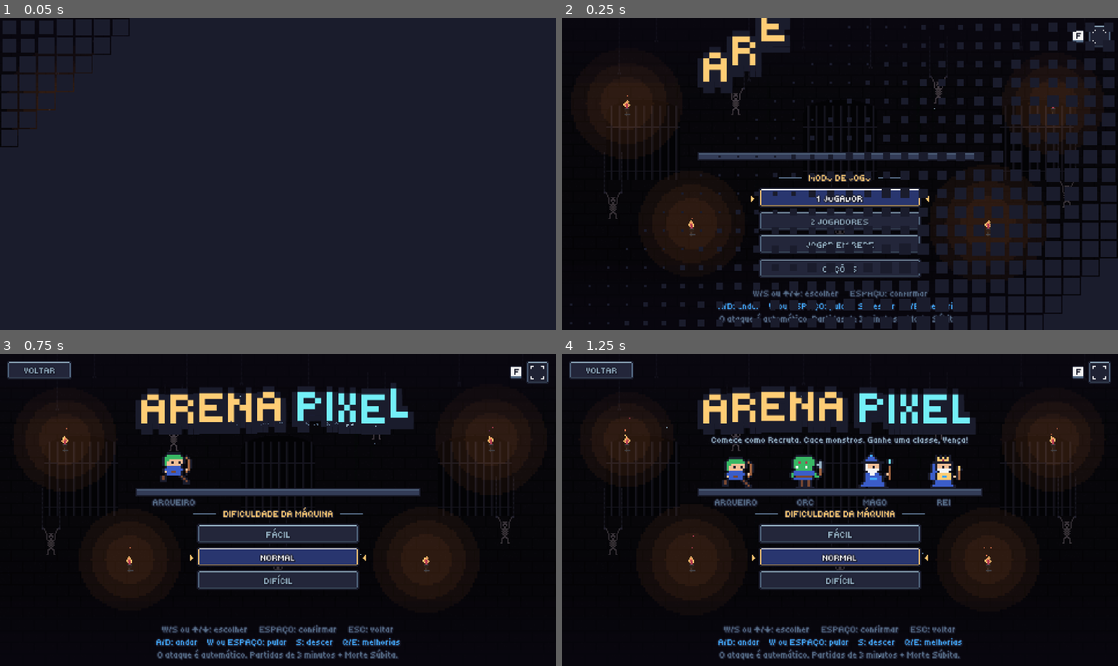
Above: before the commit, frames 1-4 (two rows, left to right).
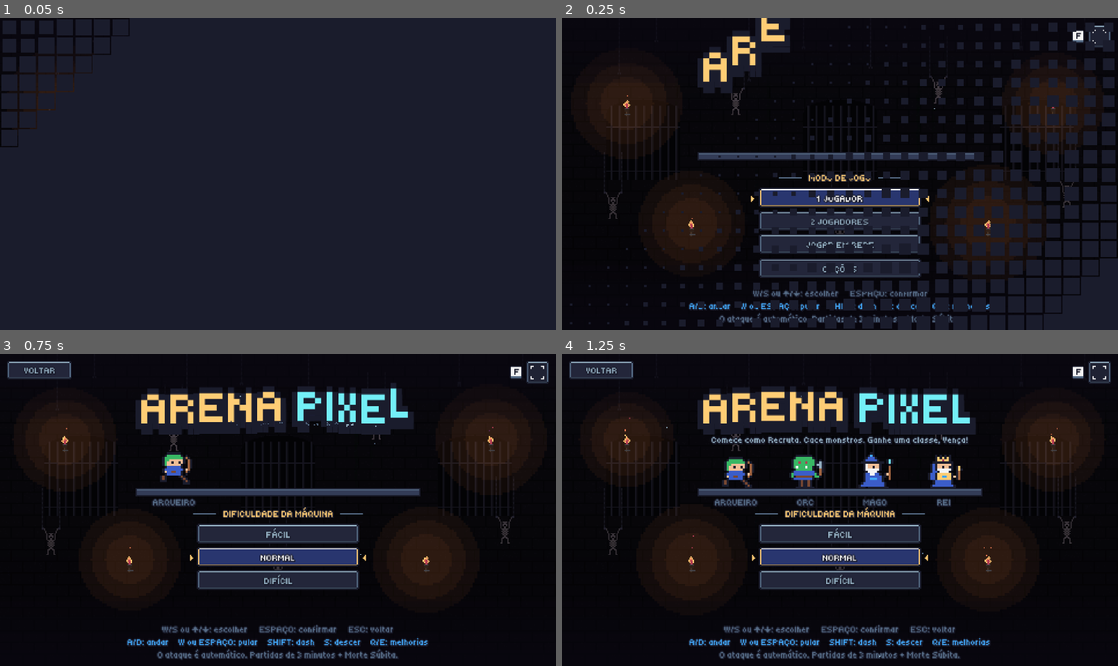
Above: after the commit, the same moments.

Repository: pabllogomez/arena-pixel
Game: Godot game, scene res://scenes/main.tscn
Two runs of this game, one before a commit and one after it. Both use one fixed random seed, a clock stepped at 60 frames per second and the inputs below.
Inputs (mouse positions are in pixels of both pictures, inside the frame that each line leads up to):
- Up to frame 1 (0.05 s): no input
- Up to frame 2 (0.25 s): no input
- Up to frame 3 (0.75 s): tap Enter at 0.5 s; drag from (278, 510) to (333, 441) at 0.52 s
- Up to frame 4 (1.25 s): no input

Frame 1 is identical in both runs. In frame 2, 0.4% of the frame differs, in the area x 22-77%, y 90-94%; in frame 3, 0.8%, in the area x 22-78%, y 90-94%; in frame 4, 0.8%.

Commit message:
Dash: arrancada horizontal com arraste no celular, Shift/Ctrl no teclado
- Dash de 0,15 s a 3x a velocidade, recarga de 1,2 s, um por vez no ar
- Sem invencibilidade e sem indicador no HUD
- Celular: arrastar rápido para o lado na metade direita (o toque continua pulando)
- Rede: convidado envia contador e direção do dash
- Bot normal/difícil usa o dash para fugir e se aproximar
- Som e rastro visual; testes de dash e de rede

Co-Authored-By: Claude Opus 5.5 <noreply@anthropic.com>
Claude-Session: https://claude.ai/code/session_01VZZvi9gFkKcQavBmVKnN35

Diff:
--- a/scripts/controle.gd
+++ b/scripts/controle.gd
@@ -7,6 +7,8 @@
 var pulo_apertou := false      ## apertou neste quadro
 var pulo_soltou := false       ## soltou neste quadro (corta o pulo)
 var descer_apertou := false
+var dash_apertou := false      ## pediu uma arrancada neste quadro
+var dash_dir := 0.0            ## -1/1 = direção pedida; 0 = usa o eixo (ou para onde olha)
 var opcao := -1                ## melhoria escolhida neste quadro (0 ou 1)
 
 
--- a/scripts/controle_bot.gd
+++ b/scripts/controle_bot.gd
@@ -49,6 +49,8 @@
 	pulo_apertou = false
 	pulo_soltou = false
 	descer_apertou = false
+	dash_apertou = false
+	dash_dir = 0.0
 	opcao = -1
 	eixo = 0.0
 	if _seguidor == null:
@@ -226,6 +228,7 @@
 			ClasseDados.TipoAtaque.FLECHA, ClasseDados.TipoAtaque.MAGIA:
 				if _alvo is Lutador and d < l.atk_alcance() * 0.4 and absf(dif.y) < 24.0:
 					eixo = -signf(dif.x)  # recua para não apanhar de perto
+					_tentar_dash(l, eixo, 0.06)  # e, às vezes, arranca para longe
 					if l.is_on_wall() and l.is_on_floor():
 						pulo_apertou = true
 					return
@@ -239,10 +242,25 @@
 	eixo = r["eixo"]
 	pulo_apertou = r["pular"]
 	descer_apertou = r["descer"]
+	# Alvo longe no mesmo nível, caminho livre à frente: encurta a distância
+	if _alvo != null and is_instance_valid(_alvo) and _alvo is Lutador and _modo == "atacar" and eixo != 0.0 and l.is_on_floor():
+		var dx: float = _alvo.position.x - l.position.x
+		if absf(dx) > 110.0 and absf(_alvo.position.y - l.position.y) < 16.0 and signf(dx) == eixo:
+			_tentar_dash(l, eixo, 0.02)
 	# Sem caminho (ou já chegou): vai direto na direção do alvo
 	if _seguidor.chegou() and _alvo != null and is_instance_valid(_alvo) and _modo != "fugir":
 		var dx: float = _alvo.position.x - l.position.x
 		eixo = signf(dx) if absf(dx) > 6.0 else 0.0
+
+
+func _tentar_dash(l, sentido: float, chance: float) -> void:
+	## Dash com moderação (chance por quadro, só se a recarga permitir). O bot
+	## fácil não usa; só arranca no chão, para não se jogar em buracos no ar.
+	if dificuldade == Dificuldade.FACIL or not l.dash_pronto() or not l.is_on_floor():
+		return
+	if randf() < chance:
+		dash_apertou = true
+		dash_dir = sentido
 
 
 func _escolher_melhoria(l, delta: float) -> void:
--- a/scripts/controle_humano.gd
+++ b/scripts/controle_humano.gd
@@ -14,6 +14,13 @@
 	pulo_apertou = Input.is_action_just_pressed(_a("pular"))
 	pulo_soltou = Input.is_action_just_released(_a("pular"))
 	descer_apertou = Input.is_action_just_pressed(_a("descer"))
+	# Teclado/controle: dash_dir = 0 (usa o eixo). O toque aperta dash_esq/dash_dir
+	# para indicar o sentido do arraste.
+	var dash_esq := Input.is_action_pressed(_a("dash_esq"))
+	var dash_dire := Input.is_action_pressed(_a("dash_dir"))
+	dash_apertou = Input.is_action_just_pressed(_a("dash")) \
+			or Input.is_action_just_pressed(_a("dash_esq")) or Input.is_action_just_pressed(_a("dash_dir"))
+	dash_dir = (1.0 if dash_dire else 0.0) - (1.0 if dash_esq else 0.0)
 	opcao = -1  # melhorias de humanos são escolhidas pela partida (funciona até pausado)
 
 
--- a/scripts/controle_rede.gd
+++ b/scripts/controle_rede.gd
@@ -2,7 +2,7 @@
 extends Controle
 ## Comandos do convidado, recebidos pela rede (usado pelo anfitrião).
 ## O convidado manda o estado dos botões várias vezes por segundo; os
-## "apertões" de pulo e descida vêm como contadores, para não se perderem
+## "apertões" de pulo, descida e dash vêm como contadores, para não se perderem
 ## se algum pacote não chegar.
 
 var _eixo := 0.0
@@ -12,16 +12,23 @@
 var _segurando_antes := false
 var _descidas := 0
 var _descidas_vistas := 0
+var _dashes := 0
+var _dashes_vistos := 0
+var _dir_dash := 0.0
 
 
 func receber(estado: Array) -> void:
-	## [eixo, total de pulos, segurando pulo, total de descidas]
+	## [eixo, total de pulos, segurando pulo, total de descidas, total de dashes,
+	## direção do último dash]. Estado de 4 elementos (versão antiga) = sem dash.
 	if estado.size() < 4:
 		return
 	_eixo = clampf(float(estado[0]), -1.0, 1.0)
 	_pulos = maxi(_pulos, int(estado[1]))
 	_segurando = bool(estado[2])
 	_descidas = maxi(_descidas, int(estado[3]))
+	if estado.size() >= 6:
+		_dashes = maxi(_dashes, int(estado[4]))
+		_dir_dash = signf(float(estado[5]))
 
 
 func atualizar(_l, _delta: float) -> void:
@@ -32,6 +39,9 @@
 	_segurando_antes = _segurando
 	descer_apertou = _descidas > _descidas_vistas
 	_descidas_vistas = _descidas
+	dash_apertou = _dashes > _dashes_vistos
+	_dashes_vistos = _dashes
+	dash_dir = _dir_dash if dash_apertou else 0.0
 	opcao = -1  # escolhas chegam por mensagem própria (partida.receber_escolha_remota)
 
 
--- a/scripts/controles_toque.gd
+++ b/scripts/controles_toque.gd
@@ -8,6 +8,10 @@
 ## Lado esquerdo: joystick flutuante. Aparece onde o dedo encostar; para os
 ## lados anda (mais longe = mais rápido), para baixo desce da plataforma.
 ## Lado direito: botão de pular. Suporta vários dedos ao mesmo tempo.
+## Arrastar rápido para o lado (> DASH_DISTANCIA px em até DASH_TEMPO s desde
+## que o dedo encostou) dá um dash para aquele lado: aperta p1_dash_esq ou
+## p1_dash_dir por um instante (o ControleHumano lê o sentido). O pulo continua
+## no toque, sem atraso; o arraste só soma o dash.
 
 ## "menu", "jogo", "pausa" ou "fim" (calculado a partir da partida atual)
 var modo := "menu"
@@ -27,6 +31,14 @@
 var _joy_pos := Vector2.ZERO
 var _joy_descendo := false
 
+const DASH_DISTANCIA := 24.0   ## deslocamento horizontal mínimo do arraste
+const DASH_TEMPO := 0.25       ## o arraste tem que acontecer logo depois do toque
+const DASH_SEGURA := 0.1       ## quanto tempo a ação do sentido fica apertada
+
+## dedo (lado direito) -> {"origem": Vector2, "t": ms do toque}; sai quando dispara ou solta
+var _arrastos := {}
+var _dash_solta := 0.0
+
 const COR_BOTAO := Color(1, 1, 1, 0.18)
 const COR_APERTADO := Color(1, 1, 1, 0.4)
 const COR_SIMBOLO := Color(1, 1, 1, 0.75)
@@ -39,7 +51,11 @@
 		Jogo.toque = true
 
 
-func _process(_delta: float) -> void:
+func _process(delta: float) -> void:
+	if _dash_solta > 0.0:
+		_dash_solta -= delta
+		if _dash_solta <= 0.0:
+			_soltar_dash()
 	var novo := "menu"
 	if partida != null and is_instance_valid(partida):
 		if partida.fim:
@@ -153,6 +169,8 @@
 		var t := event as InputEventScreenTouch
 		if t.pressed:
 			var nome := _botao_em(t.position)
+			if modo == "jogo" and t.position.x >= get_viewport().get_visible_rect().size.x * 0.5:
+				_arrastos[t.index] = {"origem": t.position, "t": Time.get_ticks_msec()}
 			if nome != "":
 				_trocar(t.index, nome)
 			elif modo == "jogo" and _joy_dedo < 0 and t.position.x < get_viewport().get_visible_rect().size.x * 0.5:
@@ -163,11 +181,39 @@
 		elif t.index == _joy_dedo:
 			_soltar_joystick()
 		else:
+			_arrastos.erase(t.index)
 			_trocar(t.index, "")
 	elif event is InputEventScreenDrag:
 		var d := event as InputEventScreenDrag
 		if d.index == _joy_dedo:
 			_mover_joystick(d.position)
+		elif _arrastos.has(d.index):
+			_checar_arrasto(d)
+
+
+# ------------------------------------------------------------------ Dash
+
+func _checar_arrasto(d: InputEventScreenDrag) -> void:
+	var a: Dictionary = _arrastos[d.index]
+	if (Time.get_ticks_msec() - int(a["t"])) / 1000.0 > DASH_TEMPO:
+		_arrastos.erase(d.index)  # devagar demais: é só um dedo apoiado
+		return
+	var desvio: Vector2 = d.position - a["origem"]
+	if absf(desvio.x) > DASH_DISTANCIA and absf(desvio.x) > absf(desvio.y):
+		_arrastos.erase(d.index)
+		_disparar_dash(signf(desvio.x))
+
+
+func _disparar_dash(sentido: float) -> void:
+	_soltar_dash()
+	Input.action_press("p1_dash_dir" if sentido > 0.0 else "p1_dash_esq")
+	_dash_solta = DASH_SEGURA
+
+
+func _soltar_dash() -> void:
+	Input.action_release("p1_dash_esq")
+	Input.action_release("p1_dash_dir")
+	_dash_solta = 0.0
 
 
 # ------------------------------------------------------------------ Joystick
@@ -241,6 +287,8 @@
 	for dedo in _dedos.keys():
 		Input.action_release(_acao_de(_dedos[dedo]))
 	_dedos.clear()
+	_arrastos.clear()
+	_soltar_dash()
 	_soltar_joystick()
 
 
--- a/scripts/jogo.gd
+++ b/scripts/jogo.gd
@@ -37,7 +37,7 @@
 	_musica.volume_db = -8.0
 	add_child(_musica)
 	for nome in ["pulo", "flecha", "espada", "magia", "invocar", "acerto",
-			"morte", "nivel", "porta", "vitoria", "pouso", "pingo", "item", "bola"]:
+			"morte", "nivel", "porta", "vitoria", "pouso", "pingo", "item", "bola", "dash"]:
 		var p := AudioStreamPlayer.new()
 		p.stream = load("res://assets/sfx/%s.wav" % nome)
 		p.max_polyphony = 4
@@ -216,14 +216,20 @@
 	_acao("p1_direita", [KEY_D])
 	_acao("p1_pular", [KEY_W, KEY_SPACE])
 	_acao("p1_descer", [KEY_S])
+	_acao("p1_dash", [KEY_SHIFT])
 	_acao("p1_opcao1", [KEY_Q])
 	_acao("p1_opcao2", [KEY_E])
 	_acao("p2_esquerda", [KEY_LEFT])
 	_acao("p2_direita", [KEY_RIGHT])
 	_acao("p2_pular", [KEY_UP, KEY_KP_0, KEY_0])
 	_acao("p2_descer", [KEY_DOWN])
+	_acao("p2_dash", [KEY_CTRL])
 	_acao("p2_opcao1", [KEY_KP_1, KEY_K])
 	_acao("p2_opcao2", [KEY_KP_2, KEY_L])
+	# Sentido do dash por toque (sem tecla: o controles_toque.gd aperta por um instante)
+	for j in [1, 2]:
+		_acao("p%d_dash_esq" % j, [])
+		_acao("p%d_dash_dir" % j, [])
 	# Menus
 	_acao("menu_cima", [KEY_W, KEY_UP])
 	_acao("menu_baixo", [KEY_S, KEY_DOWN])
@@ -243,6 +249,8 @@
 		_botao("p%d_direita" % j, dev, JOY_BUTTON_DPAD_RIGHT)
 		_botao("p%d_descer" % j, dev, JOY_BUTTON_DPAD_DOWN)
 		_botao("p%d_pular" % j, dev, JOY_BUTTON_A)
+		_botao("p%d_dash" % j, dev, JOY_BUTTON_RIGHT_SHOULDER)
+		_botao("p%d_dash" % j, dev, JOY_BUTTON_LEFT_SHOULDER)
 		_botao("p%d_opcao1" % j, dev, JOY_BUTTON_X)
 		_botao("p%d_opcao2" % j, dev, JOY_BUTTON_Y)
 		_eixo("p%d_esquerda" % j, dev, JOY_AXIS_LEFT_X, -1.0)
--- a/scripts/lutador.gd
+++ b/scripts/lutador.gd
@@ -18,6 +18,12 @@
 const REGEN_TAXA := 0.03
 ## Rei com lacaios vivos leva só esta fração do dano de projéteis
 const GUARDA_REAL := 0.8
+## Dash: arrancada horizontal curta (sem gravidade), igual para todas as classes.
+const DASH_DURACAO := 0.15
+const DASH_MULT := 3.0       ## velocidade durante o dash = DASH_MULT x velocidade da classe
+const DASH_RECARGA := 1.2    ## segundos entre um dash e o próximo (contados do início)
+const TEMPO_BUFFER_DASH := 0.1
+const DASH_FANTASMA_VIDA := 0.18
 const QUADROS := {
 	"parado": [0, 1],
 	"correr": [2, 3, 4, 5],
@@ -87,6 +93,15 @@
 ## Estica/achata o sprite por um instante (pulo, pouso, golpe); volta para (1, 1)
 var _esticar := Vector2.ONE
 var _t_poeira := 0.0
+# Dash
+var _dash_t := 0.0             ## tempo restante da arrancada (> 0 = dashando)
+var _dash_cd := 0.0            ## recarga restante
+var _dash_dir := 1.0
+var _dash_ar_usado := false    ## já usou o dash no ar (volta ao tocar o chão)
+var _dash_buffer := 0.0
+var _t_fantasma := 0.0
+## Rastro do dash: cada fantasma é [posição global, espelhado, quadro, idade]
+var _fantasmas: Array = []
 
 
 func configurar(n: int, d: ClasseDados, p: Node, c: Controle) -> void:
@@ -267,12 +282,15 @@
 	var sentido := -1.0 if gravidade_invertida else 1.0
 	up_direction = Vector2.DOWN if gravidade_invertida else Vector2.UP
 	if not is_on_floor():
-		var caindo := velocity.y * sentido > 0.0
-		var g := GRAVIDADE * (dados.mult_gravidade if caindo else 1.0)
-		velocity.y = clampf(velocity.y + g * sentido * delta, -QUEDA_MAX, QUEDA_MAX)
+		if _dash_t <= 0.0:  # durante o dash não há gravidade
+			var caindo := velocity.y * sentido > 0.0
+			var g := GRAVIDADE * (dados.mult_gravidade if caindo else 1.0)
+			velocity.y = clampf(velocity.y + g * sentido * delta, -QUEDA_MAX, QUEDA_MAX)
 		_coyote -= delta
 	else:
 		_coyote = TEMPO_COYOTE
+		_dash_ar_usado = false
+	_dash_cd -= delta
 
 	var dir := 0.0
 	if ativo:
@@ -292,6 +310,16 @@
 			velocity.y *= 0.5
 		if controle.descer_apertou and is_on_floor() and not gravidade_invertida:
 			_atravessar_plataforma()
+		_dash_buffer -= delta
+		if controle.dash_apertou:
+			_dash_buffer = TEMPO_BUFFER_DASH
+		if _dash_buffer > 0.0 and dash_pronto():
+			var d := controle.dash_dir
+			if d == 0.0:
+				d = dir
+			if d == 0.0:
+				d = -1.0 if sprite.flip_h else 1.0
+			_iniciar_dash(signf(d))
 		_ler_escolhas()
 
 	if _descer > 0.0:
@@ -299,7 +327,18 @@
 		if _descer <= 0.0:
 			set_collision_mask_value(5, true)
 
-	if dir != 0.0:
+	var em_dash := _dash_t > 0.0
+	if em_dash:
+		# Arrancada: ignora eixo e atrito; segura a velocidade e a altura
+		_dash_t -= delta
+		velocity.x = _dash_dir * velocidade * mult_vel_efeito * DASH_MULT
+		velocity.y = 0.0
+		sprite.flip_h = _dash_dir < 0.0
+		_t_fantasma -= delta
+		if _t_fantasma <= 0.0:
+			_t_fantasma = 0.04
+			_fantasmas.append([global_position, sprite.flip_h, sprite.frame, 0.0])
+	elif dir != 0.0:
 		velocity.x = move_toward(velocity.x, dir * velocidade * mult_vel_efeito, dados.aceleracao * delta)
 		sprite.flip_h = dir < 0.0
 	else:
@@ -308,6 +347,11 @@
 	var estava_no_ar := not is_on_floor()
 	var queda := velocity.y * sentido
 	move_and_slide()
+	if em_dash and _dash_t <= 0.0:
+		# Fim da arrancada: volta à velocidade normal de corrida
+		var vmax := velocidade * mult_vel_efeito
+		velocity.x = clampf(velocity.x, -vmax, vmax)
+	_atualizar_fantasmas(delta)
 	if estava_no_ar and is_on_floor() and queda > 90.0:
 		_esticar = Vector2(1.3, 0.72) if queda > 200.0 else Vector2(1.18, 0.85)
 		if queda > 200.0 and dados.pouso_pesado:
@@ -339,6 +383,31 @@
 		_flash -= delta
 	Jogo.pintar_clarao(sprite, _flash > 0.0)
 	queue_redraw()
+
+
+func dash_pronto() -> bool:
+	## Recarga zerada, fora de outro dash e (no ar) sem ter gasto o dash do ar.
+	return _dash_cd <= 0.0 and _dash_t <= 0.0 and (is_on_floor() or not _dash_ar_usado)
+
+
+func _iniciar_dash(sentido_x: float) -> void:
+	if not is_on_floor():
+		_dash_ar_usado = true
+	_dash_dir = sentido_x
+	_dash_t = DASH_DURACAO
+	_dash_cd = DASH_RECARGA
+	_dash_buffer = 0.0
+	_t_fantasma = 0.0
+	_esticar = Vector2(1.3, 0.8)
+	Jogo.tocar("dash")
+	partida.fx("dash", _pes(), sentido_x)
+
+
+func _atualizar_fantasmas(delta: float) -> void:
+	for f in _fantasmas:
+		f[3] += delta
+	while not _fantasmas.is_empty() and _fantasmas[0][3] > DASH_FANTASMA_VIDA:
+		_fantasmas.pop_front()
 
 
 func _atravessar_plataforma() -> void:
@@ -596,6 +665,7 @@
 	if not vivo:
 		return
 	var cor: Color = Jogo.COR_TIME[equipe]
+	_desenhar_fantasmas(cor)
 	# Rótulo ("VOCÊ", "CPU", "P1"...), seta e barra de vida acima da cabeça
 	var acima := maxf(0.0, (escala - 1.0) * 16.0)  # sobe o rótulo quando está gigante
 	draw_set_transform(Vector2(0, -acima))
@@ -605,3 +675,18 @@
 		draw_rect(Rect2(-2 + i, -19 + i, 5 - 2 * i, 1), cor)
 	draw_rect(Rect2(-8, -14, 16, 3), Color("1a1c2c"))
 	draw_rect(Rect2(-7, -13, roundf(14.0 * vida / vida_max), 1), cor)
+
+
+func _desenhar_fantasmas(cor: Color) -> void:
+	## Rastro do dash: cópias do sprite na cor do time que vão sumindo.
+	if _fantasmas.is_empty() or sprite.texture == null:
+		return
+	var lado := 16.0 * escala
+	for f in _fantasmas:
+		var alfa: float = 0.45 * (1.0 - float(f[3]) / DASH_FANTASMA_VIDA)
+		var c: Vector2 = to_local(f[0]) + Vector2(0, sprite.position.y)
+		var larg: float = -lado if f[1] else lado
+		var alt: float = -lado if gravidade_invertida else lado
+		var origem := Vector2(c.x - larg / 2.0, c.y - alt / 2.0)
+		draw_texture_rect_region(sprite.texture, Rect2(origem, Vector2(larg, alt)),
+				Rect2(int(f[2]) * 16, 0, 16, 16), Color(cor.r, cor.g, cor.b, alfa))
--- a/scripts/menu.gd
+++ b/scripts/menu.gd
@@ -154,7 +154,7 @@
 	_desenhar_tela_cheia()
 	if Jogo.toque:
 		UI.texto(self, Vector2(cx, 238), "Toque em uma opção", UI.P, UI.BORDA)
-		UI.texto(self, Vector2(cx, 249), "Arraste na esquerda: andar    Toque na direita: pular    Melhorias: toque na carta", UI.P, Color("41a6f6"))
+		UI.texto(self, Vector2(cx, 249), "Esquerda: arraste para andar    Direita: toque pula, arraste de lado dá dash    Melhorias: toque na carta", UI.P, Color("41a6f6"))
 		UI.texto(self, Vector2(cx, 260), "O ataque é automático. Partidas de 3 minutos + Morte Súbita.", UI.P, UI.BORDA)
 		return
 	var ajuda := "W/S ou ↑/↓: escolher     ESPAÇO: confirmar"
@@ -162,9 +162,9 @@
 		ajuda += "     ESC: voltar"
 	UI.texto(self, Vector2(cx, 238), ajuda, UI.P, UI.BORDA)
 	if _tela == "modo" and _sel == 1:
-		UI.texto(self, Vector2(cx, 249), "P1: A/D andar, W pular, S descer, Q/E melhorias    P2: setas, 1/2 melhorias", UI.P, Color("ef7d57"))
+		UI.texto(self, Vector2(cx, 249), "P1: A/D andar, W pular, S descer, SHIFT dash, Q/E melhorias    P2: setas, CTRL dash, 1/2 melhorias", UI.P, Color("ef7d57"))
 	else:
-		UI.texto(self, Vector2(cx, 249), "A/D: andar    W ou ESPAÇO: pular    S: descer    Q/E: melhorias", UI.P, Color("41a6f6"))
+		UI.texto(self, Vector2(cx, 249), "A/D: andar    W ou ESPAÇO: pular    SHIFT: dash    S: descer    Q/E: melhorias", UI.P, Color("41a6f6"))
 	UI.texto(self, Vector2(cx, 260), "O ataque é automático. Partidas de 3 minutos + Morte Súbita.", UI.P, UI.BORDA)
 
 
--- a/scripts/particulas.gd
+++ b/scripts/particulas.gd
@@ -226,6 +226,9 @@
 		"pulo":
 			for lado in [-1.0, 1.0]:
 				_leque(pos, 3, 0.0 if lado > 0.0 else PI, 0.3, 14.0, 34.0, 0.26, POEIRA, 1, -20.0, 3.0)
+		"dash":
+			# a = sentido do dash: a poeira sai para trás
+			_leque(pos, 6, 0.0 if float(a) < 0.0 else PI, 0.35, 20.0, 70.0, 0.24, POEIRA, 1, -10.0, 3.0)
 		"pouso":
 			# a = velocidade da queda
 			var forca := clampf(float(a) / 240.0, 0.5, 1.8)
--- a/scripts/partida.gd
+++ b/scripts/partida.gd
@@ -106,6 +106,8 @@
 var _alvos := {}          ## convidado: nó -> posição recebida (para suavizar)
 var _pulos_enviados := 0
 var _descidas_enviadas := 0
+var _dashes_enviados := 0
+var _ultima_dir_dash := 0.0
 const TEX_PROJETIL := {
 	"flecha": preload("res://assets/sprites/flecha.png"),
 	"orbe": preload("res://assets/sprites/orbe.png"),
@@ -918,10 +920,15 @@
 			_pulos_enviados += 1
 		if Input.is_action_just_pressed("p1_descer"):
 			_descidas_enviadas += 1
+		if Input.is_action_just_pressed("p1_dash") or Input.is_action_just_pressed("p1_dash_esq") \
+				or Input.is_action_just_pressed("p1_dash_dir"):
+			_dashes_enviados += 1
+			_ultima_dir_dash = (1.0 if Input.is_action_pressed("p1_dash_dir") else 0.0) \
+					- (1.0 if Input.is_action_pressed("p1_dash_esq") else 0.0)
 		Rede.enviar_entrada([Input.get_axis("p1_esquerda", "p1_direita"), _pulos_enviados,
-				Input.is_action_pressed("p1_pular"), _descidas_enviadas])
+				Input.is_action_pressed("p1_pular"), _descidas_enviadas, _dashes_enviados, _ultima_dir_dash])
 	else:
-		Rede.enviar_entrada([0.0, _pulos_enviados, false, _descidas_enviadas])
+		Rede.enviar_entrada([0.0, _pulos_enviados, false, _descidas_enviadas, _dashes_enviados, _ultima_dir_dash])
 	# Suaviza o movimento entre um pacote e outro
 	for no in _alvos.keys():
 		if not is_instance_valid(no):
--- a/scripts/tutorial.gd
+++ b/scripts/tutorial.gd
@@ -106,6 +106,7 @@
 	draw_texture_rect_region(_tex, Rect2(dx - 8, chao - 16 - altura, 16, 16), Rect2(q * 16, 0, 16, 16))
 	_dedo(Vector2(dx, dy0), ciclo < 0.18)
 	UI.texto(self, Vector2(dx, cy + 54), "Segure para pular mais alto", UI.P, UI.BORDA)
+	UI.texto(self, Vector2(dx, cy + 66), "Arraste rápido para o lado: dash", UI.P, UI.BORDA)
 
 	# ---- Rodapé
 	UI.texto(self, Vector2(cx, cy + 84), "O ataque é automático. As melhorias aparecem em cartas: toque na carta.", UI.P, UI.LUZ)
--- a/tools/teste.gd
+++ b/tools/teste.gd
@@ -30,6 +30,8 @@
 		return
 	_testar_mapas()
 	await _testar_pulos_e_itens()
+	await _testar_dash()
+	_testar_dash_rede()
 	await _testar_partidas()
 	print("RESULTADO: ", "OK" if _falhas == 0 else "%d FALHA(S)" % _falhas)
 	quit(1 if _falhas else 0)
@@ -222,6 +224,159 @@
 	await process_frame
 
 
+func _testar_dash() -> void:
+	## Dash: desloca bem mais que andar, tem recarga e só um no ar até pousar.
+	var main = load("res://scenes/main.tscn").instantiate()
+	root.add_child(main)
+	await process_frame
+	main._nova_partida({"semente": 77, "tempo": 180.0, "bots": {1: -1, 2: -1}})
+	await process_frame
+	var p = main._atual
+	p.contagem = 0.0
+	p._congelar(false)
+	var l = p.jogadores[1]
+	l.receber_classe(load("res://resources/classes/orc.tres"))
+	l.eh_recruta = false
+	var c := ControleTeste.new()
+	l.controle = c
+	l.ativo = true
+	p.jogadores[2].ativo = false
+	var base: Vector2 = p.mapa["inicio"][1]
+
+	# (a) andar x dash, mesmo tempo (0,4 s)
+	l.position = base
+	l.velocity = Vector2.ZERO
+	for f in 30:
+		await physics_frame
+	var x0: float = l.position.x
+	c.eixo = 1.0
+	for f in 24:
+		await physics_frame
+	var andou: float = l.position.x - x0
+	c.eixo = 0.0
+	l._dash_cd = 0.0
+	for f in 30:
+		await physics_frame
+	l.velocity = Vector2.ZERO
+	x0 = l.position.x
+	c.eixo = 1.0
+	c.dash_apertou = true
+	await physics_frame
+	c.dash_apertou = false
+	for f in 23:
+		await physics_frame
+	var dashou: float = l.position.x - x0
+	c.eixo = 0.0
+	if dashou < andou * 1.5:
+		_falha("dash deslocou %.1f px, andar %.1f px (esperado bem mais)" % [dashou, andou])
+
+	# (b) recarga: segundo dash logo depois não acontece; depois de 1,2 s acontece
+	for f in 30:
+		await physics_frame
+	var posicoes := []
+	var comeca := func() -> bool:
+		c.dash_apertou = true
+		c.dash_dir = 1.0
+		return true
+	l._dash_cd = 0.0
+	comeca.call()
+	await physics_frame
+	c.dash_apertou = false
+	for f in 15:  # a arrancada acaba (0,15 s)
+		await physics_frame
+	if l._dash_t > 0.0:
+		_falha("a arrancada não terminou depois de DASH_DURACAO")
+	comeca.call()
+	await physics_frame
+	c.dash_apertou = false
+	if l._dash_t > 0.0:
+		_falha("segundo dash saiu antes da recarga")
+	for f in 60 * 12 / 10:  # passa de 1,2 s no total
+		await physics_frame
+	comeca.call()
+	await physics_frame
+	c.dash_apertou = false
+	if l._dash_t <= 0.0:
+		_falha("dash não saiu depois da recarga")
+	c.dash_dir = 0.0
+
+	# (c) no ar só um dash até tocar o chão
+	for f in 60:
+		await physics_frame
+	l.position = base + Vector2(0, -40)
+	l.velocity = Vector2.ZERO
+	l._dash_cd = 0.0
+	l._dash_ar_usado = false
+	await physics_frame
+	if l.is_on_floor():
+		_falha("teste do dash no ar: o lutador estava no chão")
+	c.dash_apertou = true
+	await physics_frame
+	c.dash_apertou = false
+	if l._dash_t <= 0.0:
+		_falha("o primeiro dash no ar não saiu")
+	l._dash_t = 0.0
+	l._dash_cd = 0.0
+	l.position.y = minf(l.position.y, base.y - 40)
+	l.velocity = Vector2.ZERO
+	c.dash_apertou = true
+	await physics_frame
+	c.dash_apertou = false
+	if l._dash_t > 0.0 and not l.is_on_floor():
+		_falha("saiu um segundo dash no ar sem tocar o chão")
+	l._dash_t = 0.0
+	l.velocity = Vector2.ZERO
+	for f in 90:
+		await physics_frame
+	if not l.is_on_floor():
+		_falha("o lutador não pousou no teste do dash")
+	l._dash_cd = 0.0
+	c.dash_apertou = true
+	await physics_frame
+	c.dash_apertou = false
+	if l._dash_t <= 0.0:
+		_falha("o dash não recarregou ao tocar o chão")
+	print("Dash: andou %.1f px, dashou %.1f px: ok" % [andou, dashou])
+	main.queue_free()
+	await process_frame
+
+
+class ControleTeste extends Controle:
+	## Controle manual para os testes: os campos são preenchidos pelo teste.
+	func atualizar(_l, _delta: float) -> void:
+		pass
+
+
+func _testar_dash_rede() -> void:
+	## ControleRede: um dash por contador; estado antigo (4 elementos) não quebra.
+	var c := ControleRede.new()
+	c.receber([0.0, 0, false, 0, 0, 0.0])
+	c.atualizar(null, 0.016)
+	if c.dash_apertou:
+		_falha("ControleRede: dash sem contador subir")
+	c.receber([0.5, 0, false, 0, 1, -1.0])
+	c.atualizar(null, 0.016)
+	if not c.dash_apertou or c.dash_dir != -1.0:
+		_falha("ControleRede: dash do contador não chegou (apertou=%s, dir=%s)" % [c.dash_apertou, c.dash_dir])
+	c.atualizar(null, 0.016)
+	if c.dash_apertou:
+		_falha("ControleRede: o mesmo dash saiu duas vezes")
+	c.receber([0.5, 0, false, 0, 1, -1.0])  # pacote repetido
+	c.atualizar(null, 0.016)
+	if c.dash_apertou:
+		_falha("ControleRede: pacote repetido gerou dash")
+	c.receber([0.0, 0, false, 0, 3, 1.0])   # perdeu um pacote: conta como um apertão só
+	c.atualizar(null, 0.016)
+	if not c.dash_apertou or c.dash_dir != 1.0:
+		_falha("ControleRede: contador que pulou não gerou dash")
+	var antigo := ControleRede.new()
+	antigo.receber([1.0, 2, true, 0])
+	antigo.atualizar(null, 0.016)
+	if antigo.dash_apertou or antigo.eixo != 1.0 or not antigo.pulo_apertou:
+		_falha("ControleRede: estado de 4 elementos quebrou")
+	print("ControleRede (dash): ok")
+
+
 func jogo_melhoria(l, id: String) -> void:
 	Melhorias.aplicar(l, Melhorias.por_id(id))
 
Not shown, added: assets/sfx/dash.wav.import
Not shown, added: assets/sfx/dash.wav
